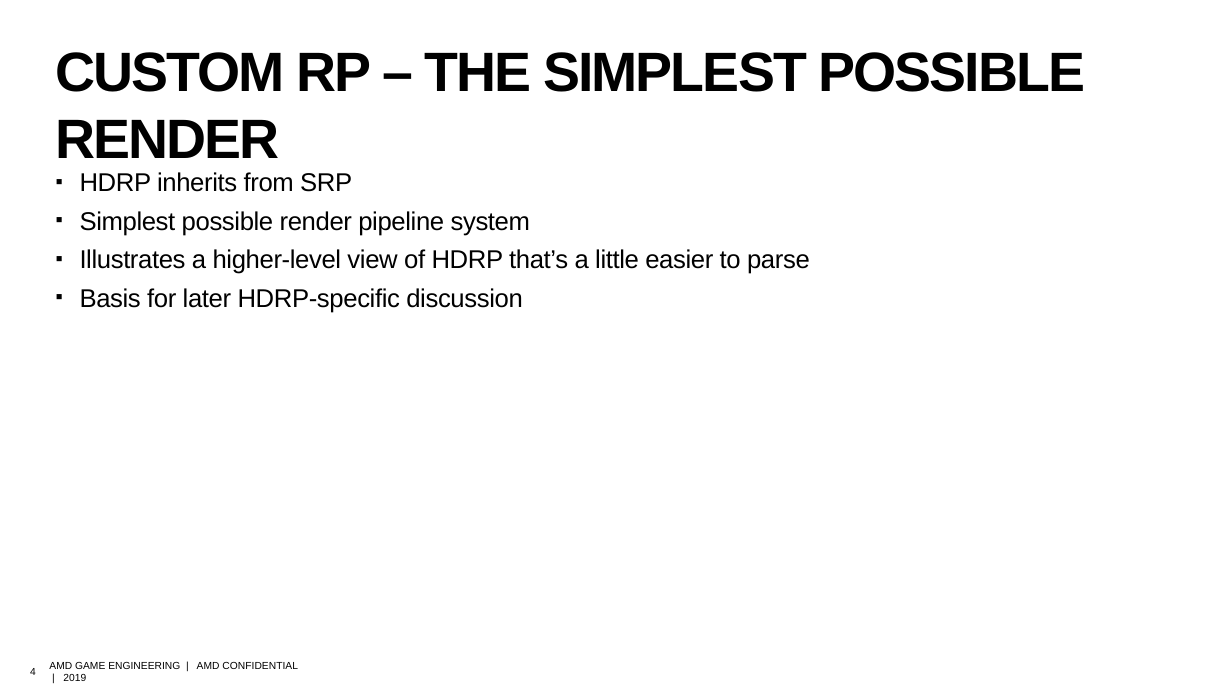
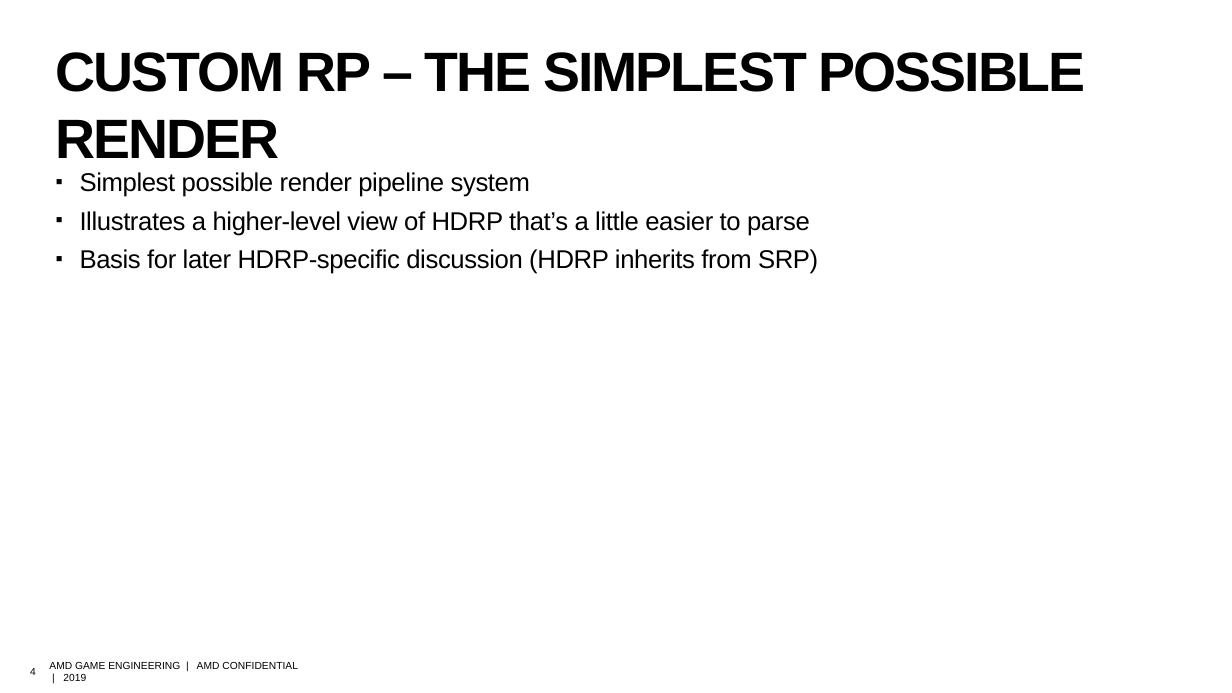
Before and after one commit to david-lively/CustomSRP, a slide deck: slide 4 of HDRP.pptx. Drawn at 1232x693 pixels with LibreOffice and Linux fonts; fonts in the diff are those of the drawing; background and template pictures are left out. Boxes give left, top, right and bottom in pixels: in the first picture for what was removed or moved away, otherwise in the second. Text is boxed around its words. In the diff, an @@ line names an element or a change of style, - is before the commit and + after.

Commit message:
More PPT updates

```diff
--- a/HDRP.pptx
+++ b/HDRP.pptx
@@ text at (80, 172, 352, 192): paragraph removed @@
-▪ HDRP inherits from SRP
@@ text at (80, 249, 818, 274): text changed @@
-▪ Basis for later HDRP-specific discussion
+▪ Basis for later HDRP-specific discussion (HDRP inherits from SRP)
```
Also in this commit, not shown: 2 other slides changed, 1 slide added.
